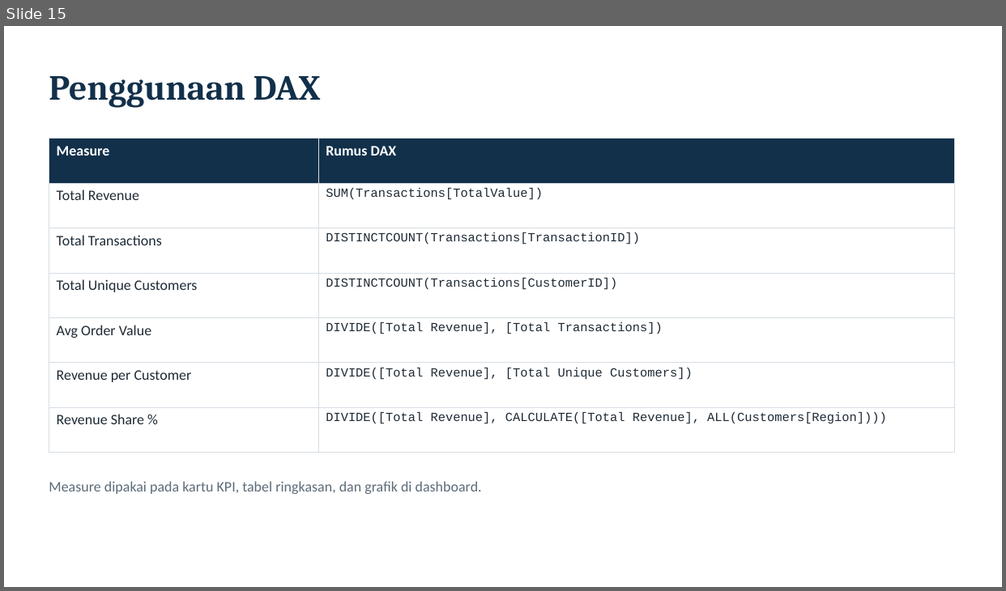
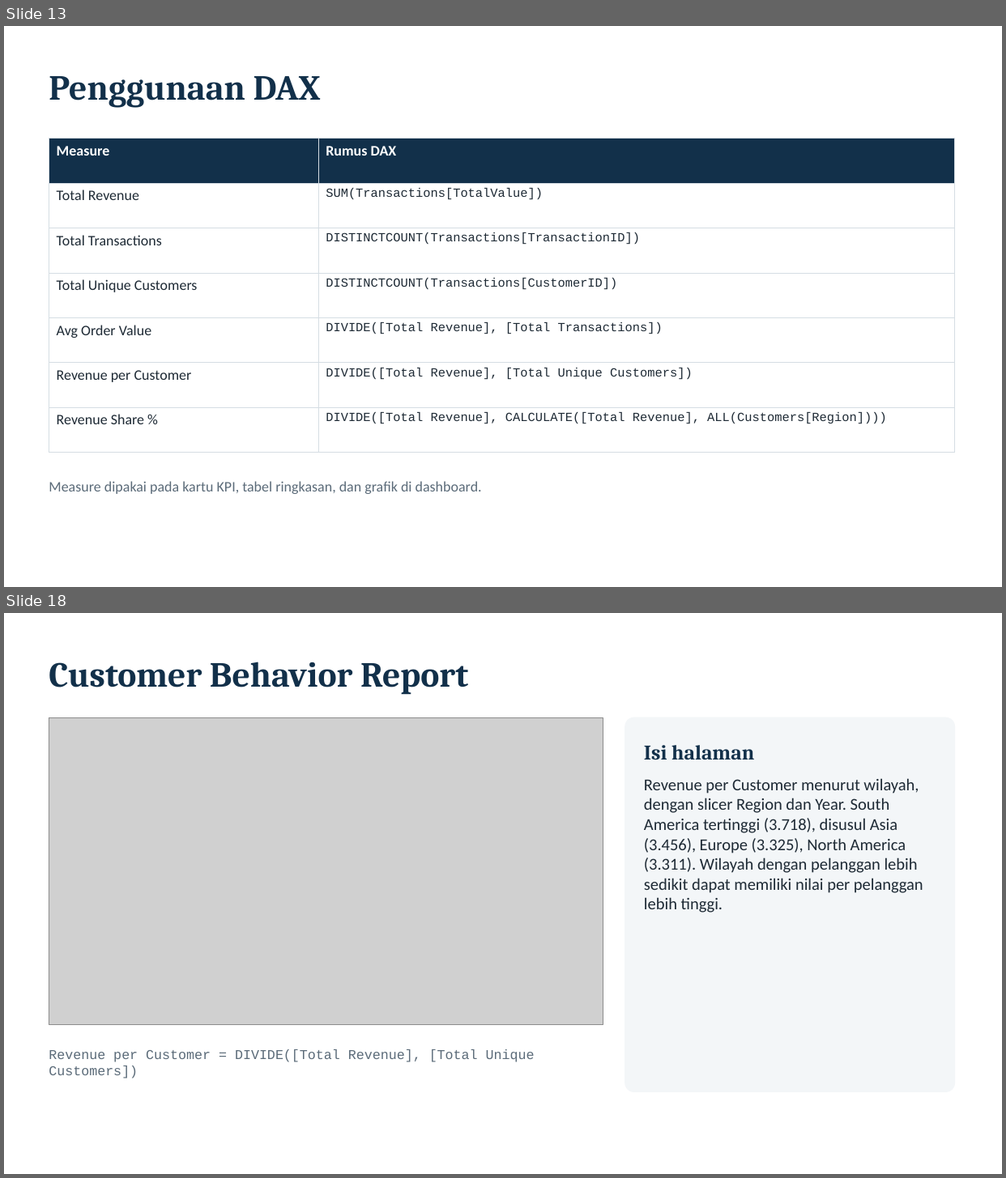
Before and after one commit to farhansech/EXACOUNT, a slide deck: output/EverMart_UTS_BDASC.pptx. Shown one above the other, each under a label of ours: slide 15 before the commit, slides 13 and 18 after it; the slides between them are not shown. The pictures are 1006x591 and 1006x1178 pixels, drawn with LibreOffice and Linux fonts; fonts in the diff are those of the drawing; grey boxes stand for pictures. Boxes give left, top, right and bottom in pixels: in the first picture for what was removed or moved away, otherwise in the second. Text is boxed around its words. In the diff, an @@ line names an element or a change of style, - is before the commit and + after.

```diff
--- a/output/EverMart_UTS_BDASC.pptx
+++ b/output/EverMart_UTS_BDASC.pptx
@@ slide 18 added at <box>4,613,1002,1174</box>, background #FFFFFF @@
@@ text added at <box>49,662,468,695</box>, 34 pt, text #12304A, bold @@
+Customer Behavior Report
@@ picture added at <box>49,717,603,1024</box> @@
@@ rounded rectangle added at <box>625,717,955,1093</box>, fill #F3F6F8, outline #F3F6F8 1 pt @@
@@ text added at <box>644,745,754,760</box>, 20 pt, text #12304A, bold @@
+Isi halaman
@@ text added at <box>644,778,923,913</box>, 16 pt, text #1E2A35 @@
+Revenue per Customer menurut wilayah, dengan slicer Region dan Year. South America tertinggi (3.718), disusul Asia (3.456), Europe (3.325), North America (3.311). Wilayah dengan pelanggan lebih sedikit dapat memiliki nilai per pelanggan lebih tinggi.
@@ text added at <box>49,1050,535,1079</box>, 13 pt, text #5B6B79 @@
+Revenue per Customer = DIVIDE([Total Revenue], [Total Unique Customers])
@@ what was slide 15 is now slide 13 @@
```
Also in this commit, not shown: 8 slides changed, 11 other slides added, 3 slides removed.
